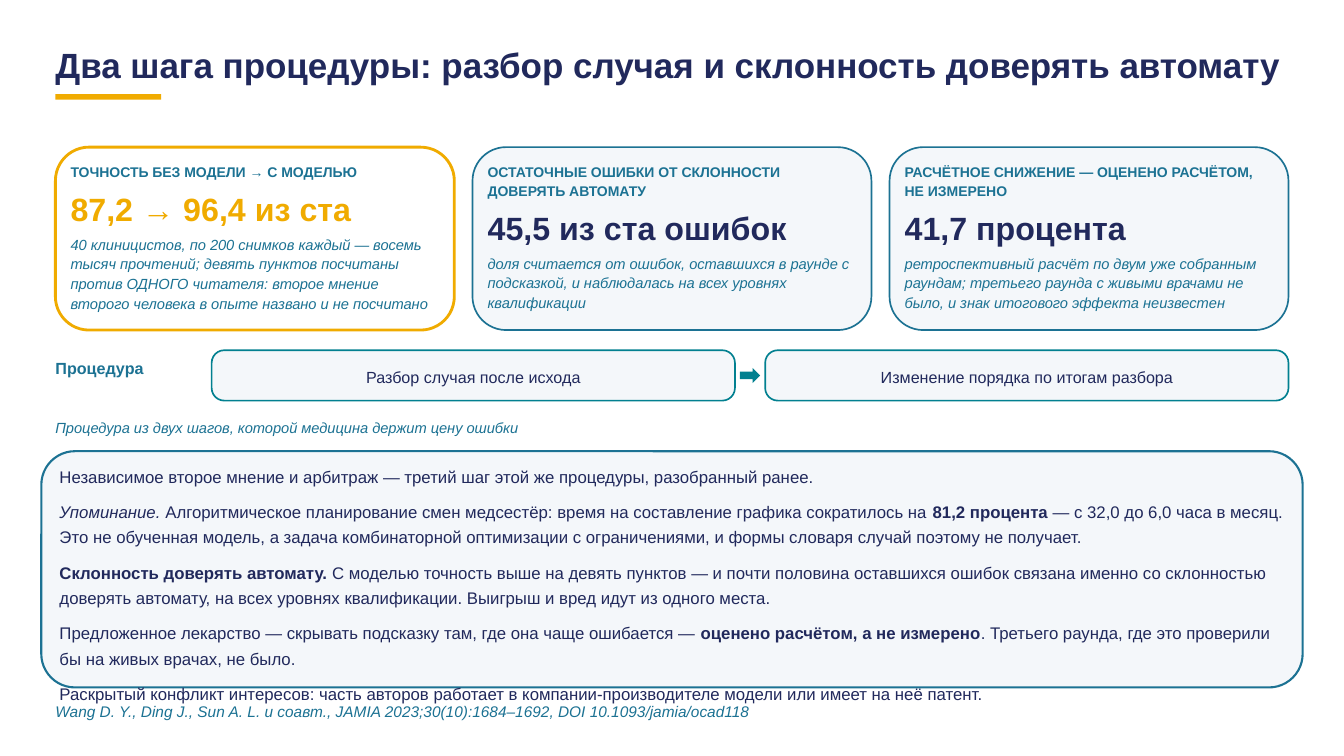
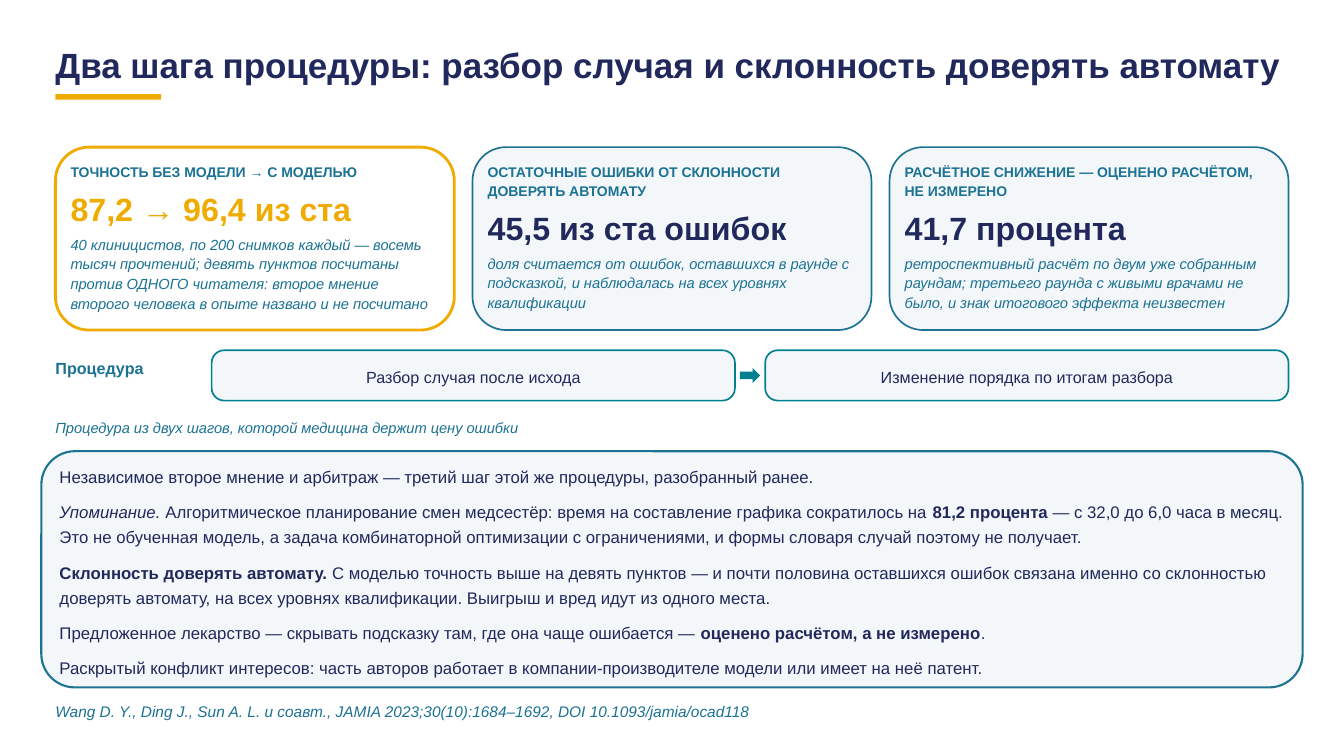
Before and after one commit to tellina-study/AI-usage-lessons, a slide deck: slide 69 of library/lectures/lec-07/rework/deck/lec-07-karkas.pptx. Drawn at 1344x756 pixels with LibreOffice and Linux fonts; fonts in the diff are those of the drawing. Boxes give left, top, right and bottom in pixels: in the first picture for what was removed or moved away, otherwise in the second. Text is boxed around its words. In the diff, an @@ line names an element or a change of style, - is before the commit and + after.

```diff
--- a/library/lectures/lec-07/rework/deck/lec-07-karkas.pptx
+++ b/library/lectures/lec-07/rework/deck/lec-07-karkas.pptx
@@ text at bbox=[59, 627, 985, 643]: text changed @@
-Предложенное лекарство — скрывать подсказку там, где она чаще ошибается — оценено расчётом, а не измерено. Третьего раунда, где это проверили бы на живых врачах, не было.
+Предложенное лекарство — скрывать подсказку там, где она чаще ошибается — оценено расчётом, а не измерено.
```
Also in this commit, not shown: 35 other slides changed, 12 other files.
